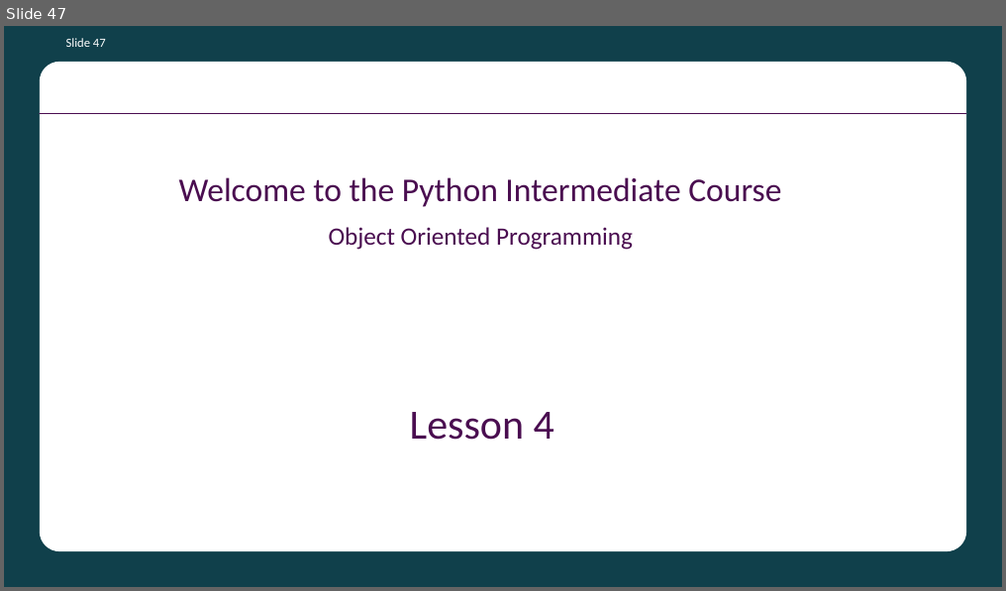
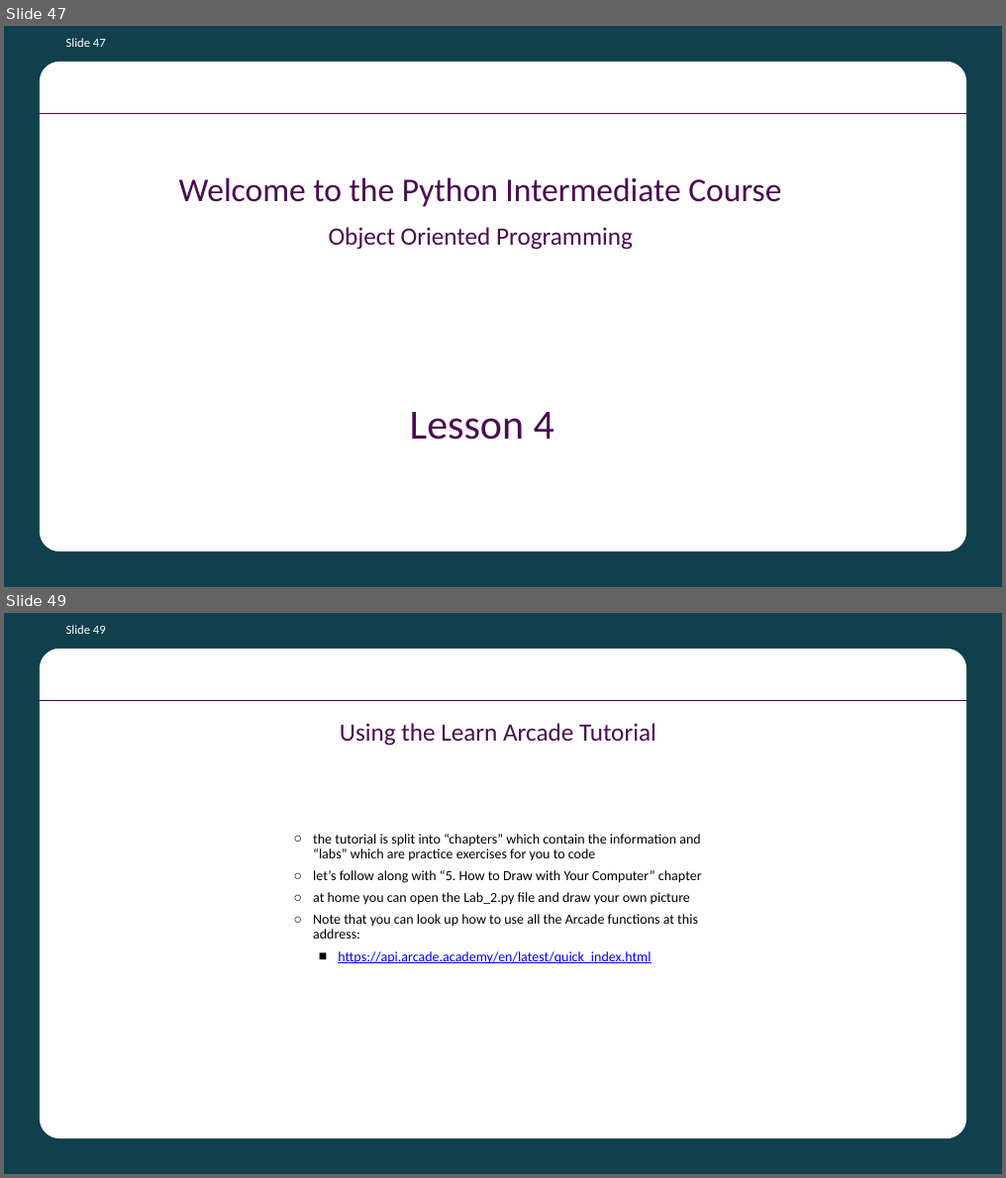
Before and after one commit to batecsw/OOP_class_work, a slide deck: Python OOP Course Presentation.pptx. Shown one above the other, each under a label of ours: slide 47 before the commit, slides 47 and 49 after it; the slides between them are not shown. The pictures are 1006x591 and 1006x1178 pixels, drawn with LibreOffice and Linux fonts; fonts in the diff are those of the drawing; background and template pictures are left out. Boxes give left, top, right and bottom in pixels: in the first picture for what was removed or moved away, otherwise in the second. Text is boxed around its words. In the diff, an @@ line names an element or a change of style, - is before the commit and + after.

```diff
--- a/Python OOP Course Presentation.pptx
+++ b/Python OOP Course Presentation.pptx
@@ slide 49 added at bbox=[4, 613, 1002, 1174], background #10404B; not listed: 2 template elements that a slide beside it also shows @@
@@ page number added at bbox=[66, 625, 106, 634], 18 pt, text #FFFFFF @@
+Slide 49
@@ title added at bbox=[340, 723, 656, 746], 36 pt, text #4A0D50 @@
+Using the Learn Arcade Tutorial
@@ text added at bbox=[313, 834, 702, 964], 20 pt, text #000000 @@
+  ○ the tutorial is split into “chapters” which contain the information and “labs” which are practice exercises for you to code
+  ○ let’s follow along with “5. How to Draw with Your Computer” chapter
+  ○ at home you can open the Lab_2.py file and draw your own picture
+  ○ Note that you can look up how to use all the Arcade functions at this address:
+    ■ https://api.arcade.academy/en/latest/quick_index.html
```
Also in this commit, not shown: 6 other slides added, 2 other files.
